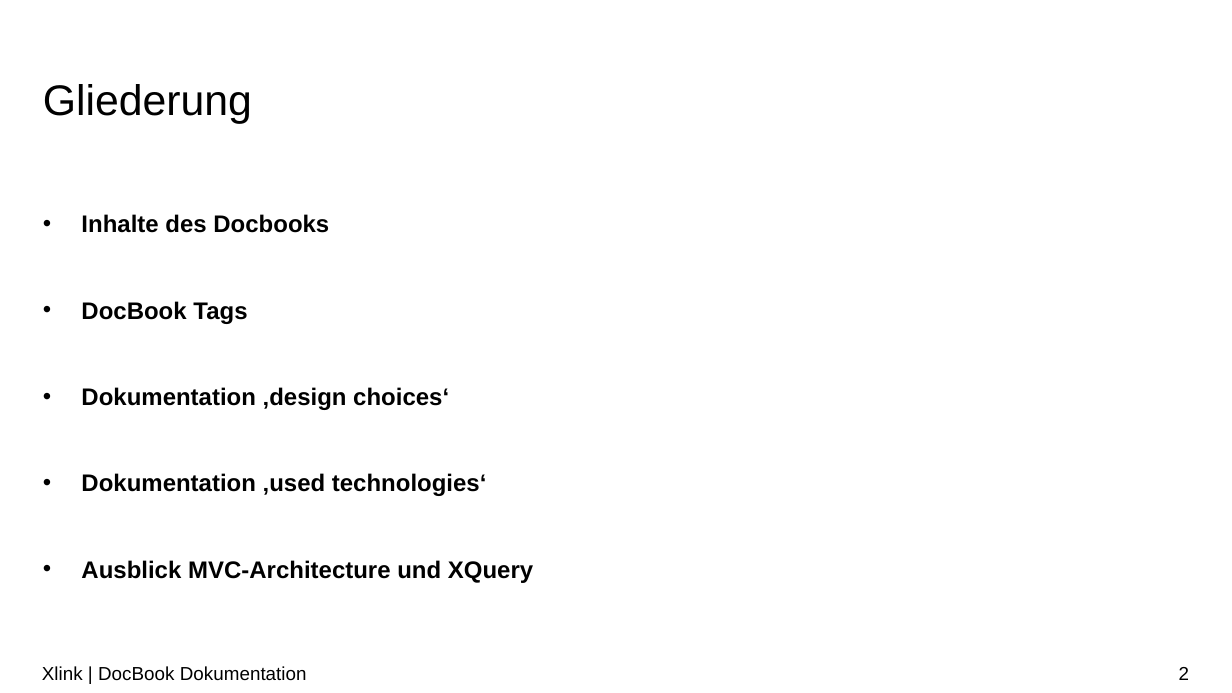
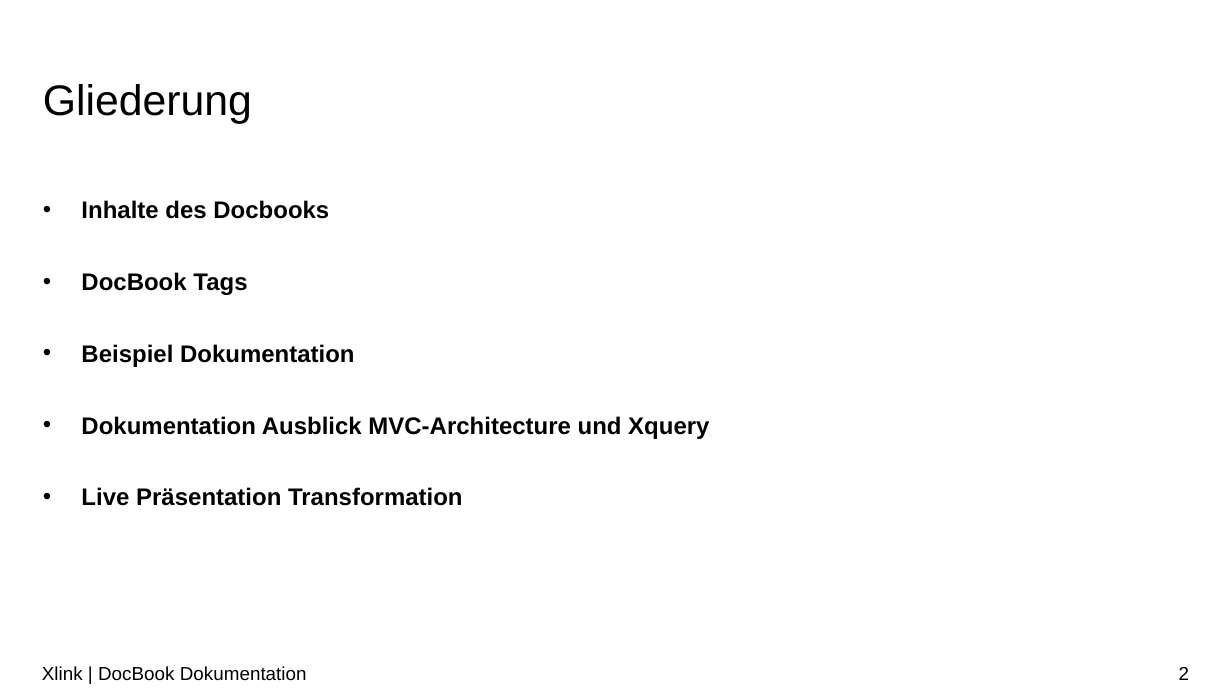
Before and after one commit to LorenzoBrazzi-zz/XML_Praktikum, a slide deck: slide 2 of Präsentationen/PP_notenbonus v2.pptx. Drawn at 1232x693 pixels with LibreOffice and Linux fonts; fonts in the diff are those of the drawing; background and template pictures are left out. Boxes give left, top, right and bottom in pixels: in the first picture for what was removed or moved away, otherwise in the second. Text is boxed around its words. In the diff, an @@ line names an element or a change of style, - is before the commit and + after.

```diff
--- a/Präsentationen/PP_notenbonus v2.pptx
+++ b/Präsentationen/PP_notenbonus v2.pptx
@@ text at bbox=[81, 200, 329, 295]: line spacing 3 to 2.5 @@
@@ text at bbox=[81, 344, 709, 506]: text changed @@
-• Dokumentation ‚design choices‘
-• Dokumentation ‚used technologies‘
-• Ausblick MVC-Architecture und XQuery
+• Beispiel Dokumentation
+• Dokumentation Ausblick MVC-Architecture und Xquery
+• Live Präsentation Transformation
```
Also in this commit, not shown: 2 other slides changed, 2 other files.
